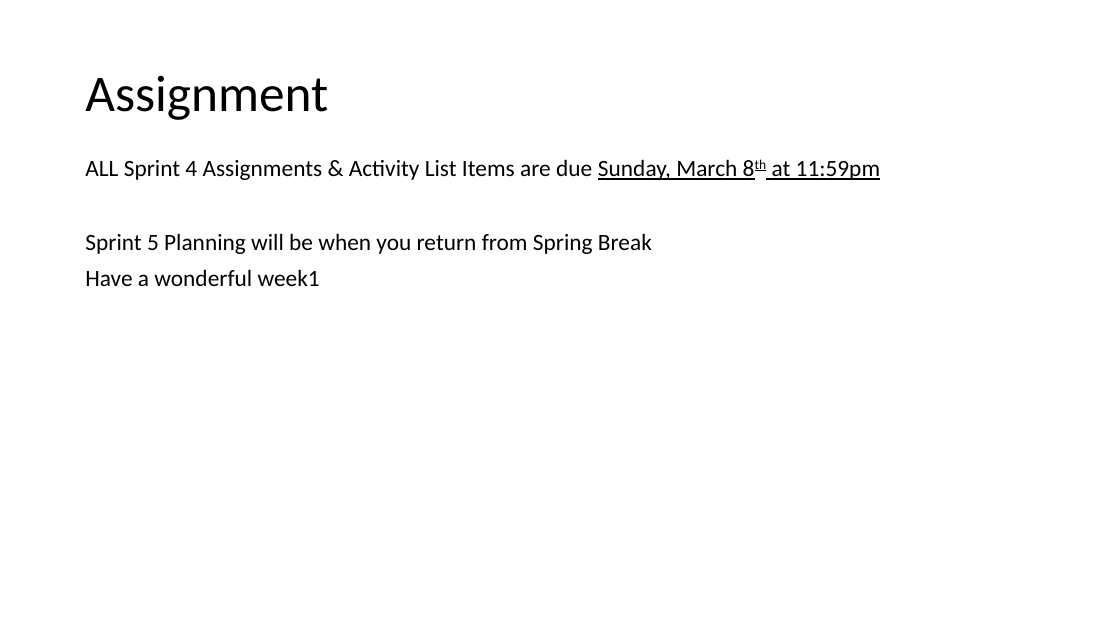
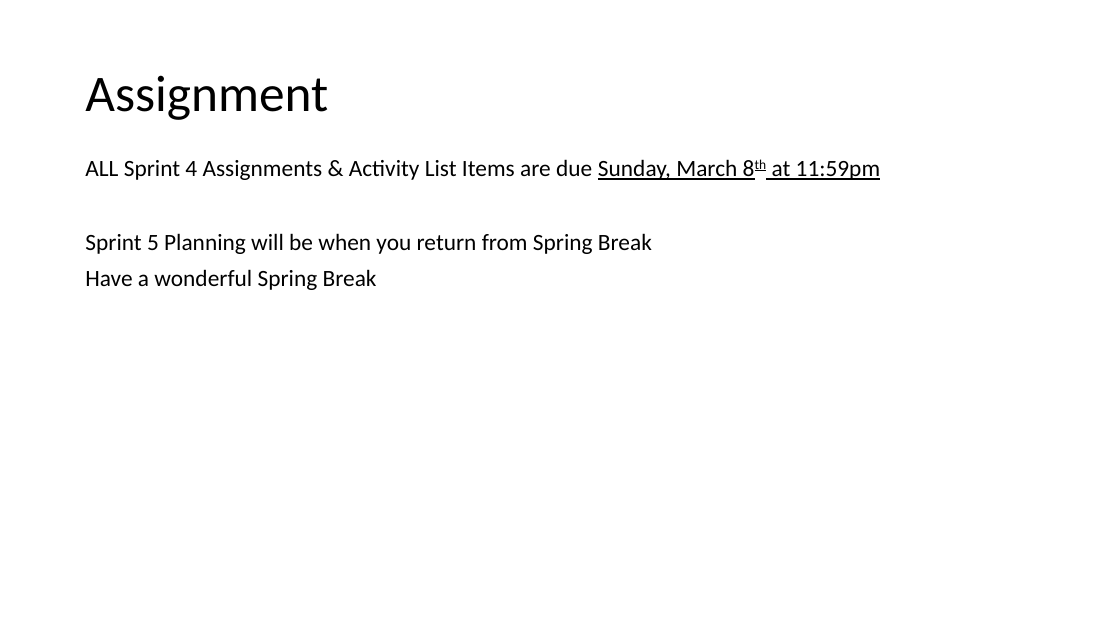
Before and after one commit to EricJPogue/CPSC-24500, a slide deck: slide 9 of lecture-slides/2020-03-05-oop.pptx. Drawn at 1120x630 pixels with LibreOffice and Linux fonts; fonts in the diff are those of the drawing. Boxes give left, top, right and bottom in pixels: in the first picture for what was removed or moved away, otherwise in the second. Text is boxed around its words. In the diff, an @@ line names an element or a change of style, - is before the commit and + after.

Commit message:
Update file.

```diff
--- a/lecture-slides/2020-03-05-oop.pptx
+++ b/lecture-slides/2020-03-05-oop.pptx
@@ text at <box>85,269,377,290</box>: text changed @@
-Have a wonderful week1
+Have a wonderful Spring Break
```
